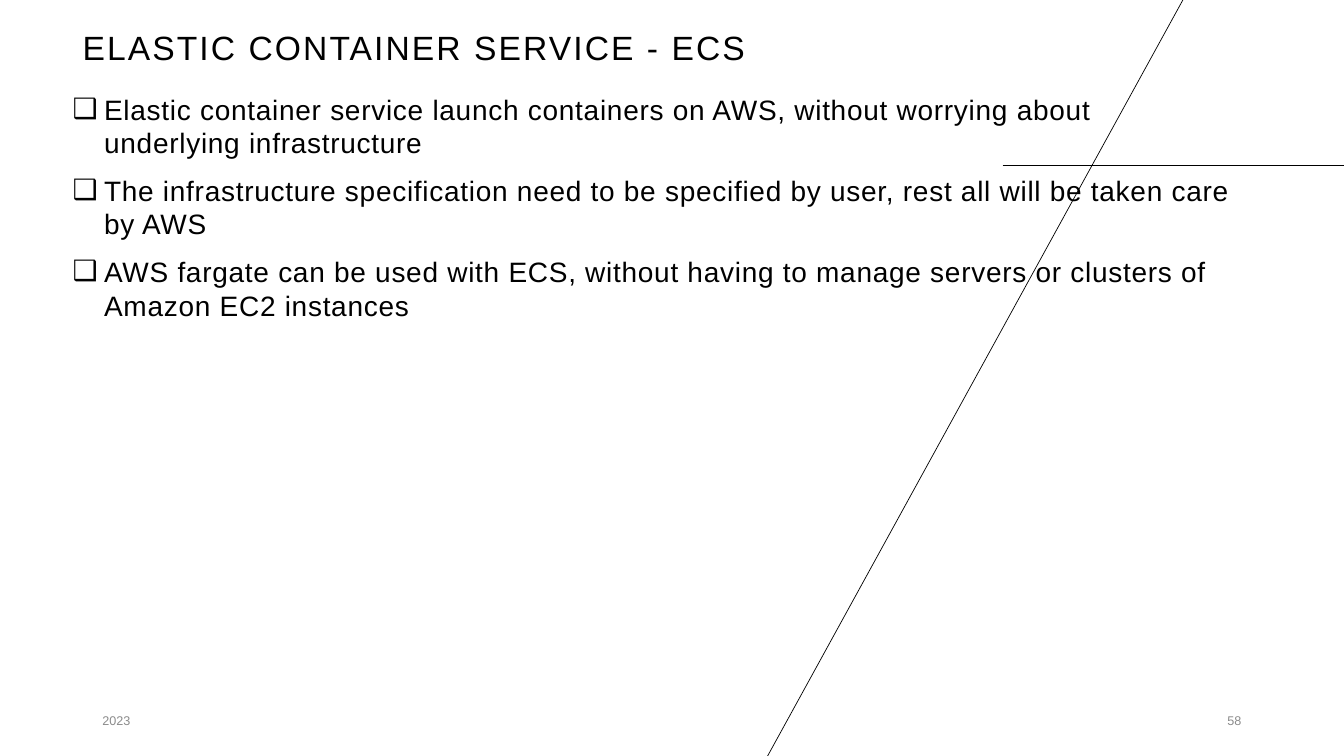
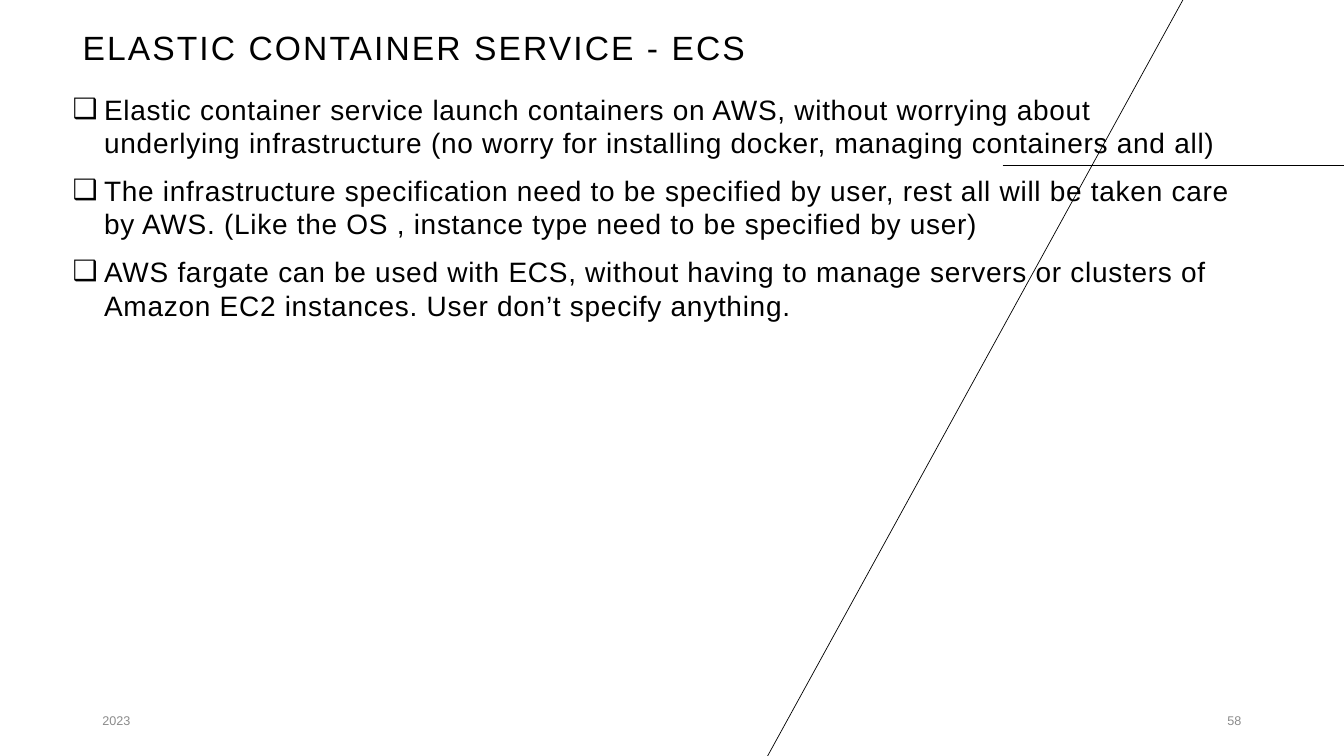
Before and after one commit to yashwant153/for_devops_sessions, a slide deck: slide 58 of cloud_learnings/cloud_learnings.pptx. Drawn at 1344x756 pixels with LibreOffice and Linux fonts; fonts in the diff are those of the drawing. Boxes give left, top, right and bottom in pixels: in the first picture for what was removed or moved away, otherwise in the second. Text is boxed around its words. In the diff, an @@ line names an element or a change of style, - is before the commit and + after.

```diff
--- a/cloud_learnings/cloud_learnings.pptx
+++ b/cloud_learnings/cloud_learnings.pptx
@@ text at [104,99,1229,321]: text changed @@
-❑ Elastic container service launch containers on AWS, without worrying about underlying infrastructure
-❑ The infrastructure specification need to be specified by user, rest all will be taken care by AWS
-❑ AWS fargate can be used with ECS, without having to manage servers or clusters of Amazon EC2 instances
+❑ Elastic container service launch containers on AWS, without worrying about underlying infrastructure (no worry for installing docker, managing containers and all)
+❑ The infrastructure specification need to be specified by user, rest all will be taken care by AWS. (Like the OS , instance type need to be specified by user)
+❑ AWS fargate can be used with ECS, without having to manage servers or clusters of Amazon EC2 instances. User don’t specify anything.
```
Also in this commit, not shown: 1 other slide changed.
